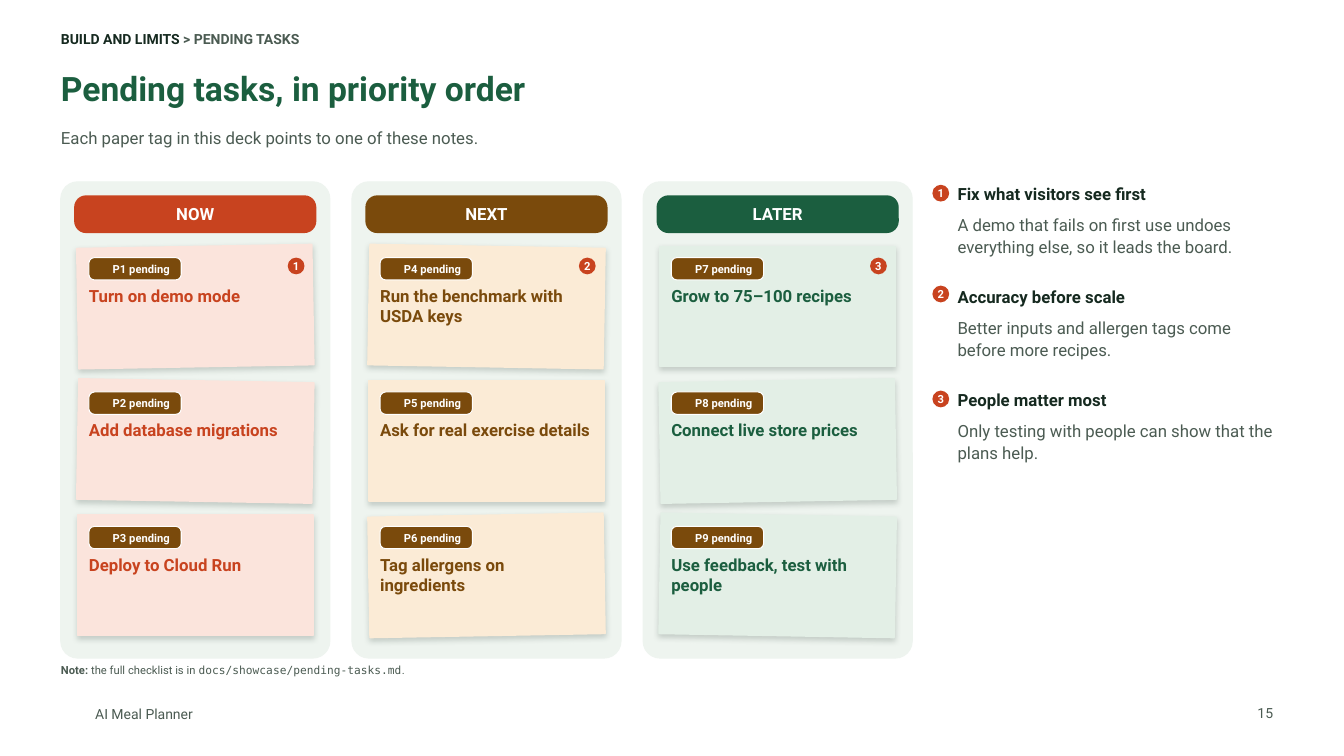
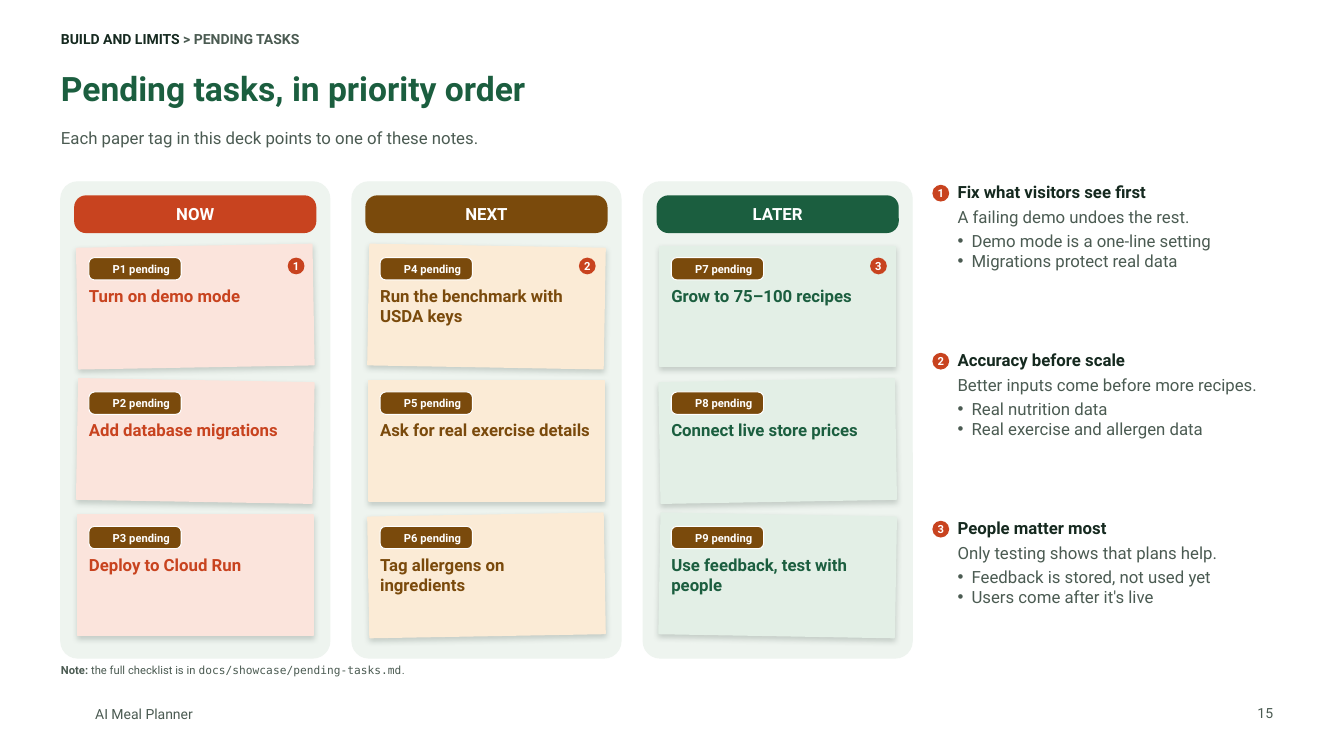
Before and after one commit to tuannm3812/ai-meal-planner, a slide deck: slide 15 of docs/showcase/ai-meal-planner-deck.pptx. Drawn at 1344x756 pixels with LibreOffice and Linux fonts; fonts in the diff are those of the drawing; background and template pictures are left out. Boxes give left, top, right and bottom in pixels: in the first picture for what was removed or moved away, otherwise in the second. Text is boxed around its words. In the diff, an @@ line names an element or a change of style, - is before the commit and + after.

```diff
--- a/docs/showcase/ai-meal-planner-deck.pptx
+++ b/docs/showcase/ai-meal-planner-deck.pptx
@@ text at [958,185,1146,198]: line spacing 1.1 to 1; less space between paragraphs @@
@@ text at [958,210,1211,271]: text changed @@
-A demo that fails on first use undoes everything else, so it leads the board.
-Accuracy before scale
-Better inputs and allergen tags come before more recipes.
-People matter most
-Only testing with people can show that the plans help.
+A failing demo undoes the rest.
+• Demo mode is a one-line setting
+• Migrations protect real data
@@ ellipse "2": place and size @@
-ellipse "2" at [933,285,950,302]
+ellipse "2" at [933,353,950,370]
@@ text added at [958,353,1257,439], 12 pt, text #4B5B52 @@
+Accuracy before scale
+Better inputs come before more recipes.
+• Real nutrition data
+• Real exercise and allergen data
@@ ellipse "3": place and size @@
-ellipse "3" at [933,391,950,408]
+ellipse "3" at [933,521,950,538]
@@ text added at [958,521,1217,603], 12 pt, text #4B5B52 @@
+People matter most
+Only testing shows that plans help.
+• Feedback is stored, not used yet
+• Users come after it's live
```
Also in this commit, not shown: 13 other slides changed, 20 other files.
